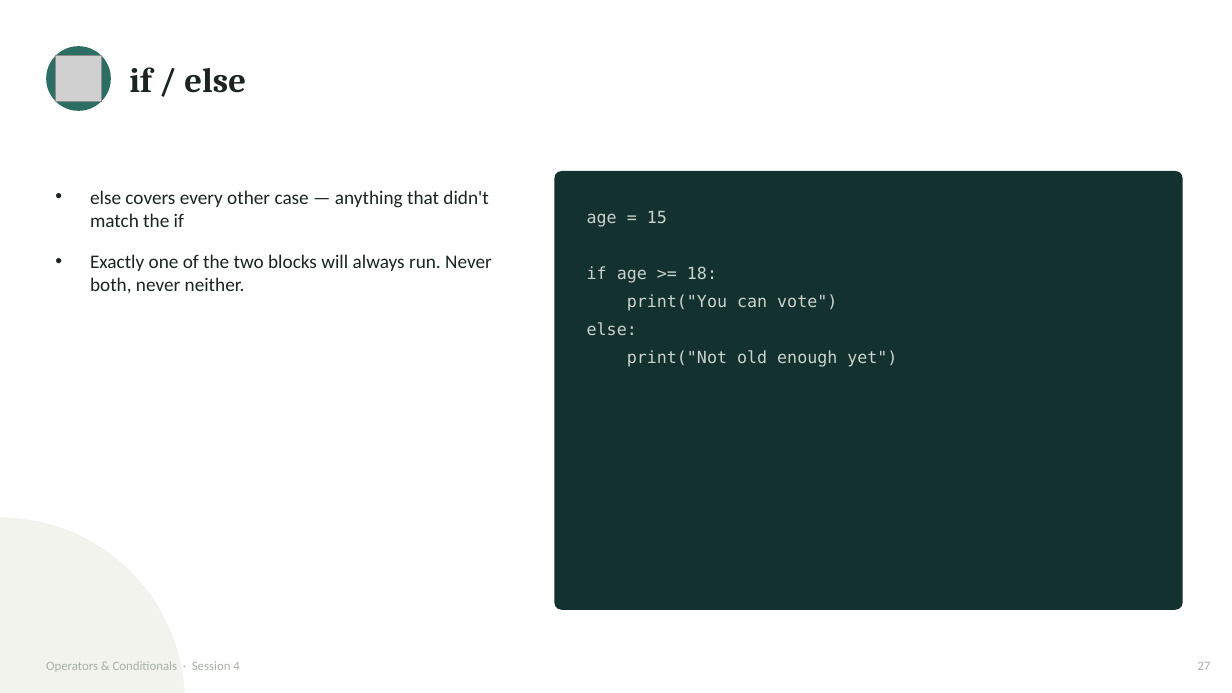
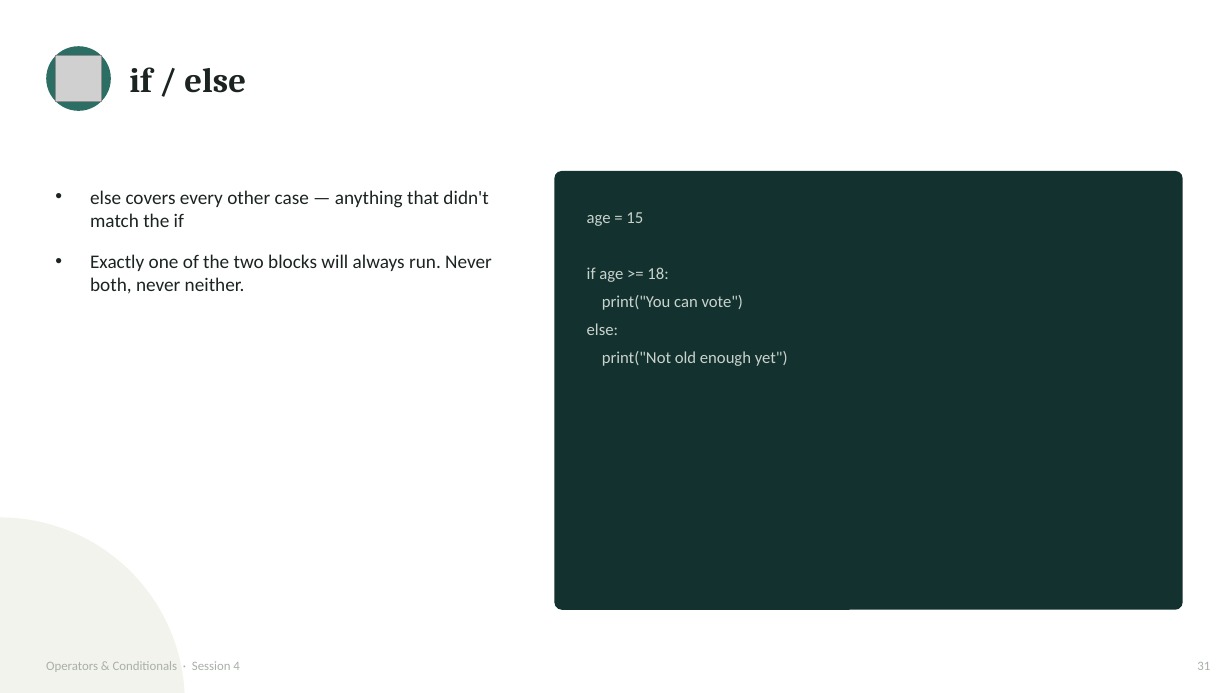
Before and after one commit to waseem-development/ai-ml-course, a slide deck: slide 31 of slides/3_session4_operators_conditionals.pptx (slide 27 before the commit). Drawn at 1232x693 pixels with LibreOffice and Linux fonts; fonts in the diff are those of the drawing; grey boxes stand for pictures. Boxes give left, top, right and bottom in pixels: in the first picture for what was removed or moved away, otherwise in the second. Text is boxed around its words. In the diff, an @@ line names an element or a change of style, - is before the commit and + after.

```diff
--- a/slides/3_session4_operators_conditionals.pptx
+++ b/slides/3_session4_operators_conditionals.pptx
@@ text "age = 15" at [587,212,788,366]: font DejaVu Sans Mono to Calibri @@
@@ text at [1197,662,1210,670]: text changed @@
-27
+31
```
Also in this commit, not shown: 41 other slides changed, 7 slides added, 5 other files.
